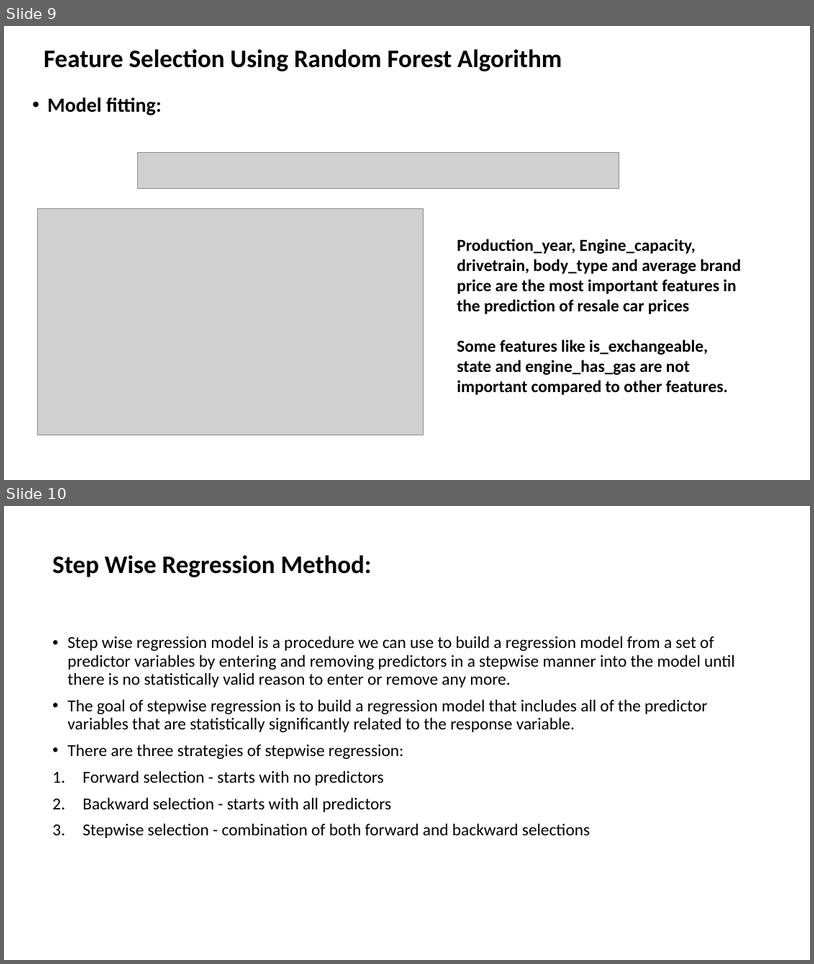
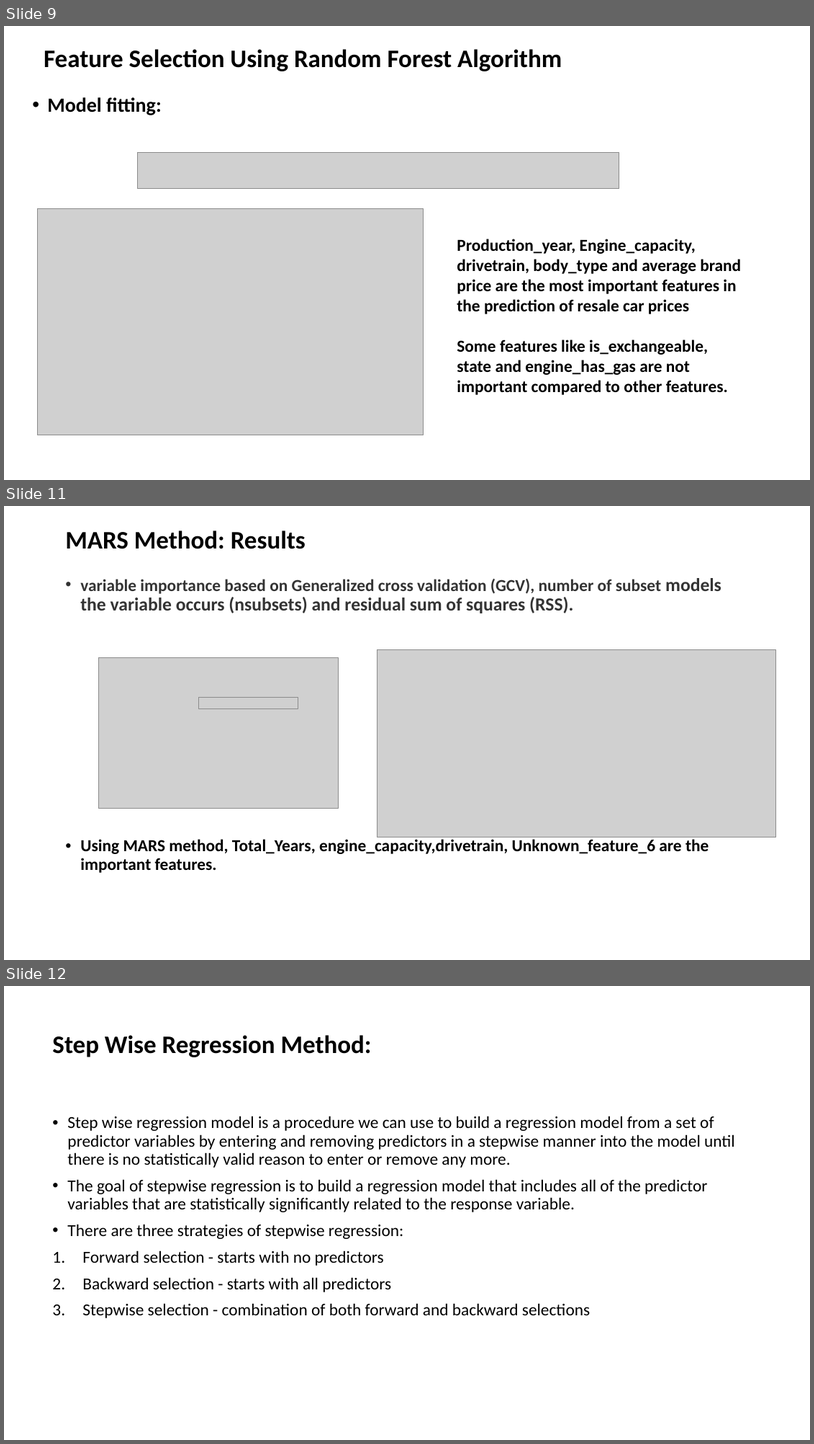
Before and after one commit to MANOJKUMAR1302/22FA_Dataverse_Team08, a slide deck: TEAM 8_FINAL_PRESENTATION.pptx. Shown one above the other, each under a label of ours: slides 9 and 10 before the commit, slides 9, 11 and 12 after it; the slides between them are not shown. The pictures are 814x964 and 814x1444 pixels, drawn with LibreOffice and Linux fonts; fonts in the diff are those of the drawing; grey boxes stand for pictures. Boxes give left, top, right and bottom in pixels: in the first picture for what was removed or moved away, otherwise in the second. Text is boxed around its words. In the diff, an @@ line names an element or a change of style, - is before the commit and + after.

```diff
--- a/TEAM 8_FINAL_PRESENTATION.pptx
+++ b/TEAM 8_FINAL_PRESENTATION.pptx
@@ slide 11 added at (x1=4, y1=506, x2=810, y2=960), background #FFFFFF @@
@@ title added at (x1=65, y1=530, x2=306, y2=549), 30 pt, text #000000, bold @@
+MARS Method: Results
@@ text added at (x1=80, y1=578, x2=722, y2=872), 20 pt, text #333333, bold @@
+• variable importance based on Generalized cross validation (GCV), number of subset models the variable occurs (nsubsets) and residual sum of squares (RSS).
+• Using MARS method, Total_Years, engine_capacity,drivetrain, Unknown_feature_6 are the important features.
@@ picture added at (x1=377, y1=650, x2=777, y2=837) @@
@@ picture added at (x1=98, y1=657, x2=339, y2=808) @@
@@ picture added at (x1=199, y1=698, x2=298, y2=708) @@
@@ what was slide 10 is now slide 12 @@
```
Also in this commit, not shown: 4 other slides added.
